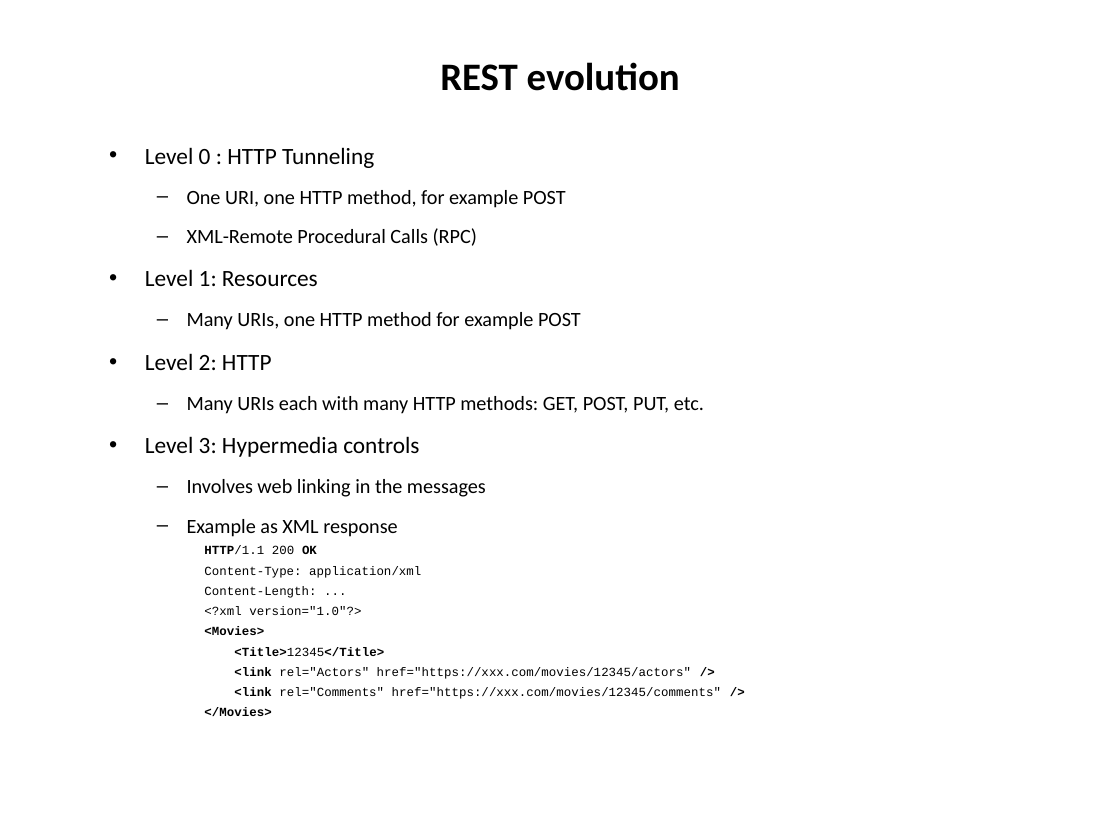
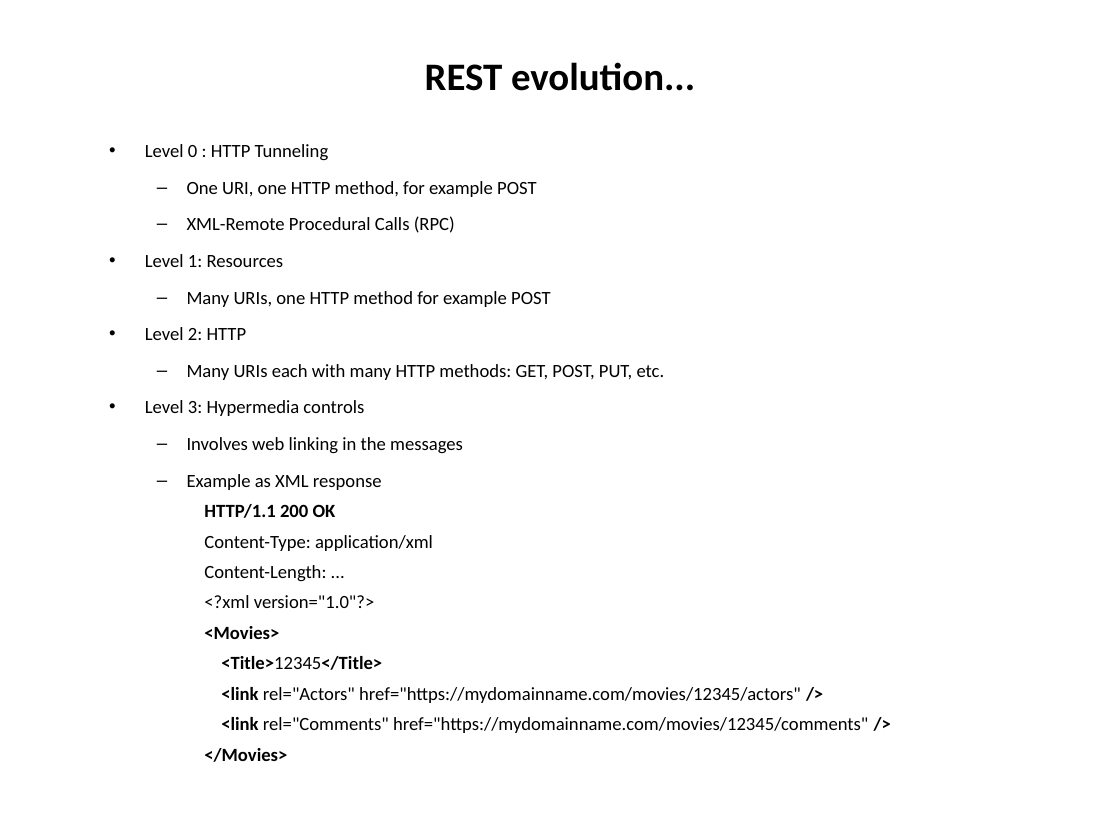
Before and after one commit to hogeschool/Development-5, a slide deck: slide 25 of Lectures/Lecture3/lesson3.pptx (slide 22 before the commit). Drawn at 1120x840 pixels with LibreOffice and Linux fonts; fonts in the diff are those of the drawing. Boxes give left, top, right and bottom in pixels: in the first picture for what was removed or moved away, otherwise in the second. Text is boxed around its words. In the diff, an @@ line names an element or a change of style, - is before the commit and + after.

Commit message:
minor changes

```diff
--- a/Lectures/Lecture3/lesson3.pptx
+++ b/Lectures/Lecture3/lesson3.pptx
@@ title at bbox=[425, 62, 695, 91]: text changed @@
-REST evolution
+REST evolution...
@@ text at bbox=[145, 144, 665, 762]: size 15 to 12 pt in "Level 0 : HTTP Tunneling", "Level 1: Resources", "Level 2: HTTP", "Level 3: Hypermedia controls"; size 13 to 12 pt in "One URI, one HTTP method, for example ...", "XML-Remote Procedural Calls (RPC)", "Many URIs, one HTTP method for example ...", "Many URIs each with many HTTP methods: ..." and 2 more places; size 8 to 12 pt, font Courier New to Calibri in "HTTP/1.1 200 OK", "Content-Type: application/xml", "Content-Length: ...", "<?xml version="1.0"?>" and 3 more places; bold on in "HTTP/1.1 200" @@
@@ text at bbox=[221, 687, 868, 733]: text changed; size 8 to 12 pt; font Courier New to Calibri @@
-            <link rel="Actors" href="https://xxx.com/movies/12345/actors" />
-            <link rel="Comments" href="https://xxx.com/movies/12345/comments" />
+            <link rel="Actors" href="https://mydomainname.com/movies/12345/actors" />
+            <link rel="Comments" href="https://mydomainname.com/movies/12345/comments" />
```
Also in this commit, not shown: 18 other slides changed, 15 slides added.
